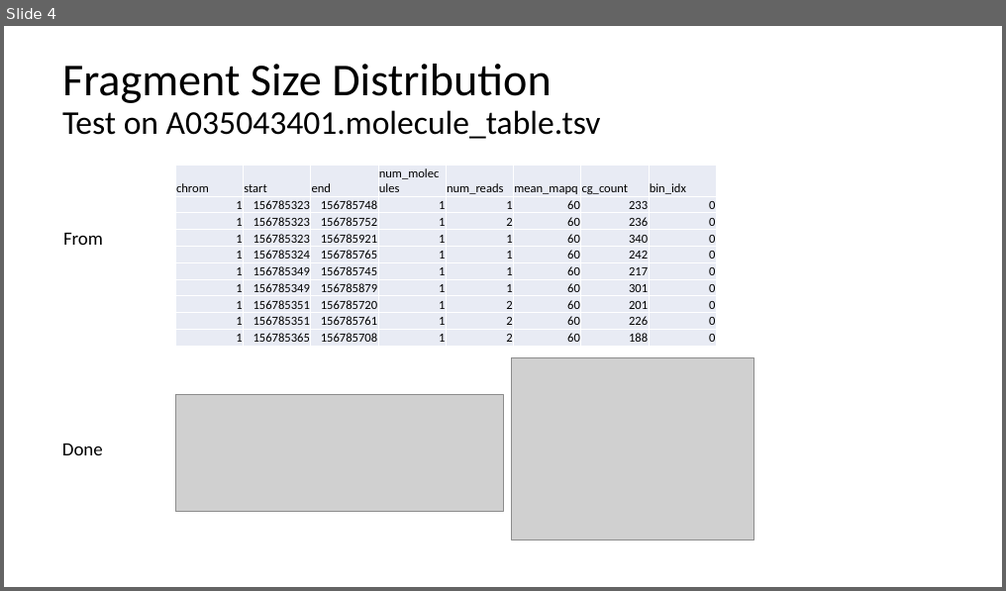
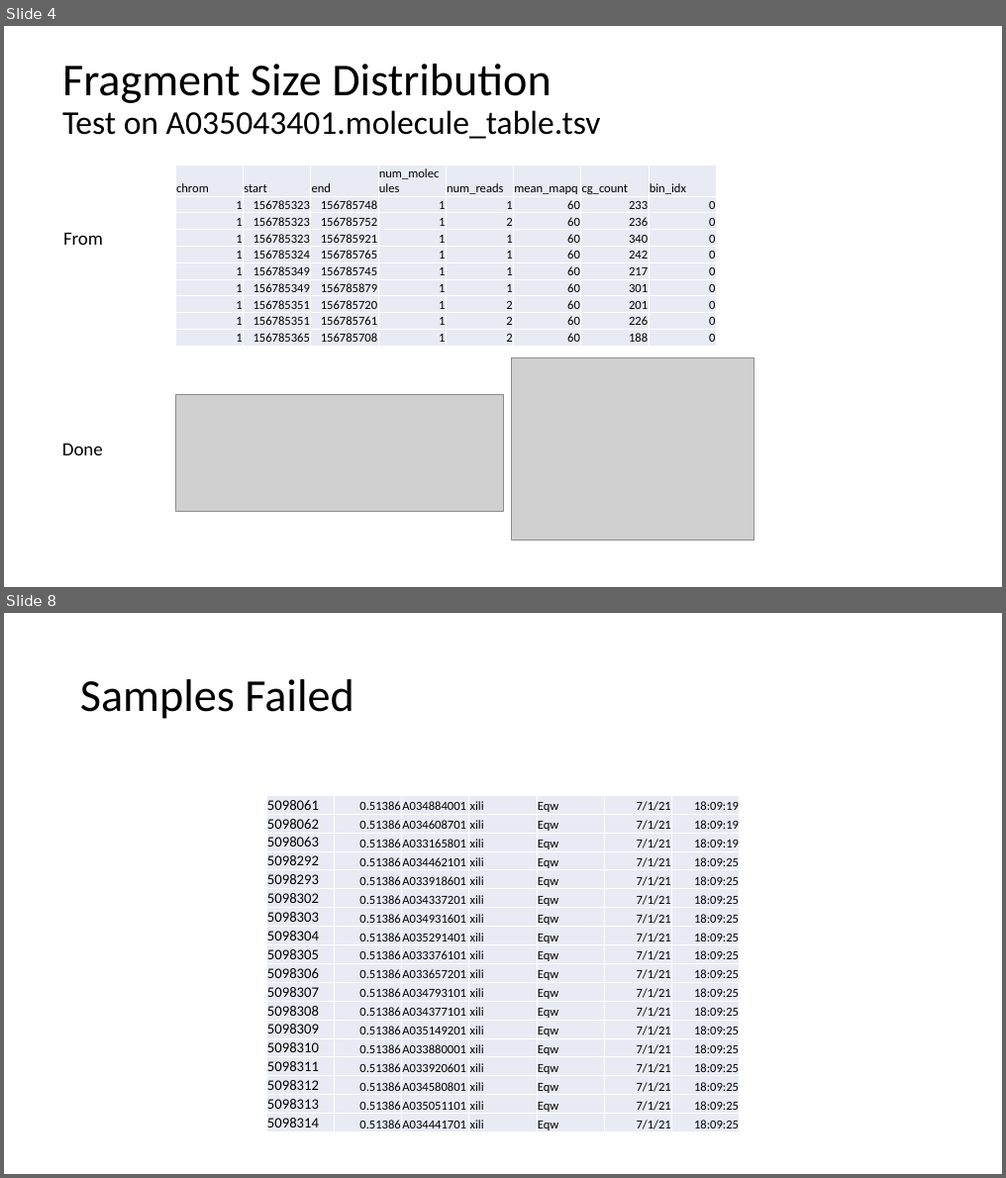
Before and after one commit to gh-xili/gh-xili, a slide deck: Week3/week3_cancer_fraction.pptx. Shown one above the other, each under a label of ours: slide 4 before the commit, slides 4 and 8 after it; the slides between them are not shown. The pictures are 1006x591 and 1006x1178 pixels, drawn with LibreOffice and Linux fonts; fonts in the diff are those of the drawing; grey boxes stand for pictures. Boxes give left, top, right and bottom in pixels: in the first picture for what was removed or moved away, otherwise in the second. Text is boxed around its words. In the diff, an @@ line names an element or a change of style, - is before the commit and + after.

```diff
--- a/Week3/week3_cancer_fraction.pptx
+++ b/Week3/week3_cancer_fraction.pptx
@@ slide 8 added at (4, 613, 1002, 1174), background #FFFFFF @@
@@ title added at (80, 679, 353, 719), 44 pt, text #000000 @@
+Samples Failed
@@ table added at (266, 796, 739, 1135), 18 rows, 7 columns @@
+5098061 | 0.51386 | A034884001 | xili | Eqw | 7/1/21 | 18:09:19
+5098062 | 0.51386 | A034608701 | xili | Eqw | 7/1/21 | 18:09:19
+5098063 | 0.51386 | A033165801 | xili | Eqw | 7/1/21 | 18:09:19
+5098292 | 0.51386 | A034462101 | xili | Eqw | 7/1/21 | 18:09:25
+5098293 | 0.51386 | A033918601 | xili | Eqw | 7/1/21 | 18:09:25
+5098302 | 0.51386 | A034337201 | xili | Eqw | 7/1/21 | 18:09:25
+5098303 | 0.51386 | A034931601 | xili | Eqw | 7/1/21 | 18:09:25
+5098304 | 0.51386 | A035291401 | xili | Eqw | 7/1/21 | 18:09:25
+5098305 | 0.51386 | A033376101 | xili | Eqw | 7/1/21 | 18:09:25
+5098306 | 0.51386 | A033657201 | xili | Eqw | 7/1/21 | 18:09:25
+5098307 | 0.51386 | A034793101 | xili | Eqw | 7/1/21 | 18:09:25
+5098308 | 0.51386 | A034377101 | xili | Eqw | 7/1/21 | 18:09:25
+5098309 | 0.51386 | A035149201 | xili | Eqw | 7/1/21 | 18:09:25
+5098310 | 0.51386 | A033880001 | xili | Eqw | 7/1/21 | 18:09:25
+5098311 | 0.51386 | A033920601 | xili | Eqw | 7/1/21 | 18:09:25
+5098312 | 0.51386 | A034580801 | xili | Eqw | 7/1/21 | 18:09:25
+5098313 | 0.51386 | A035051101 | xili | Eqw | 7/1/21 | 18:09:25
+5098314 | 0.51386 | A034441701 | xili | Eqw | 7/1/21 | 18:09:25
```
Also in this commit, not shown: 1 slide changed, 3 other slides added, 1 slide removed, 6 other files.
